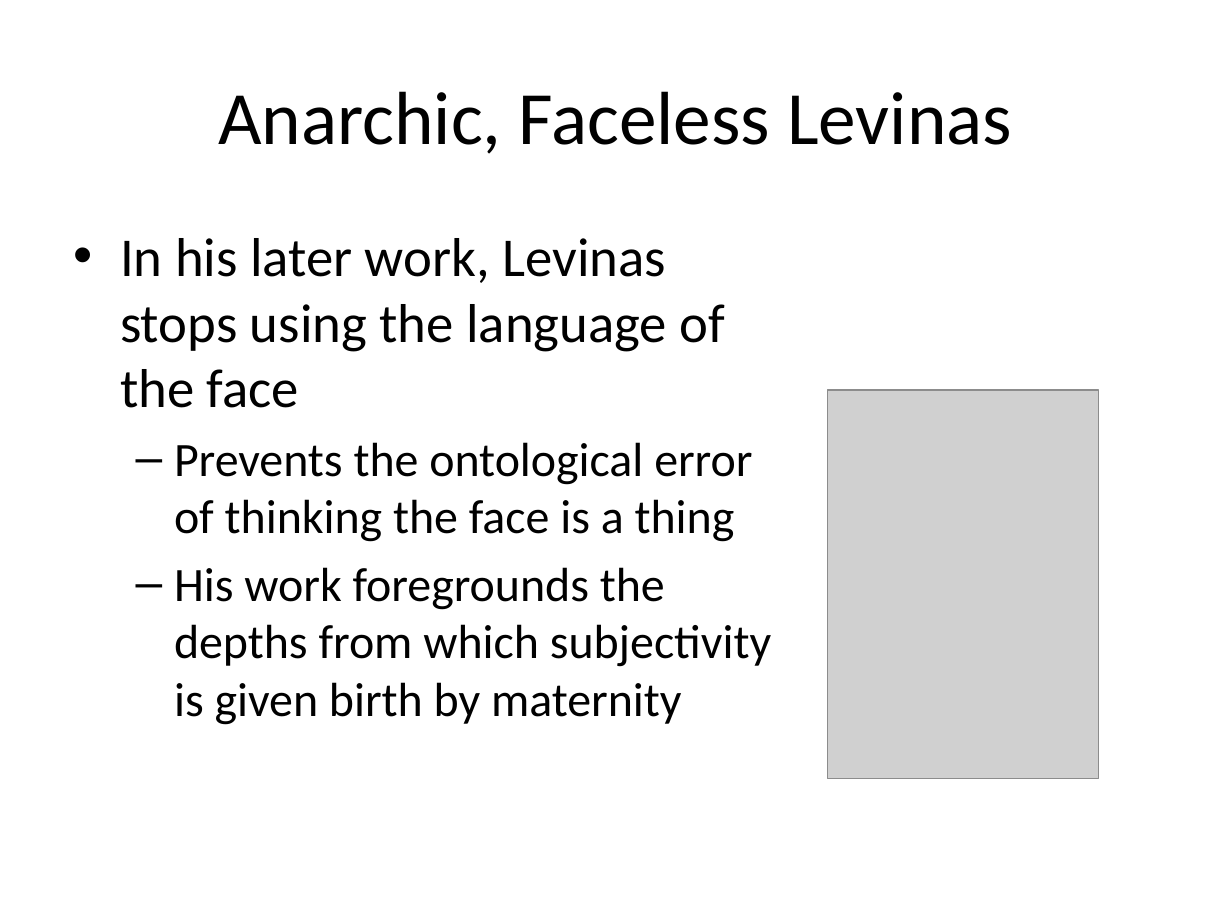
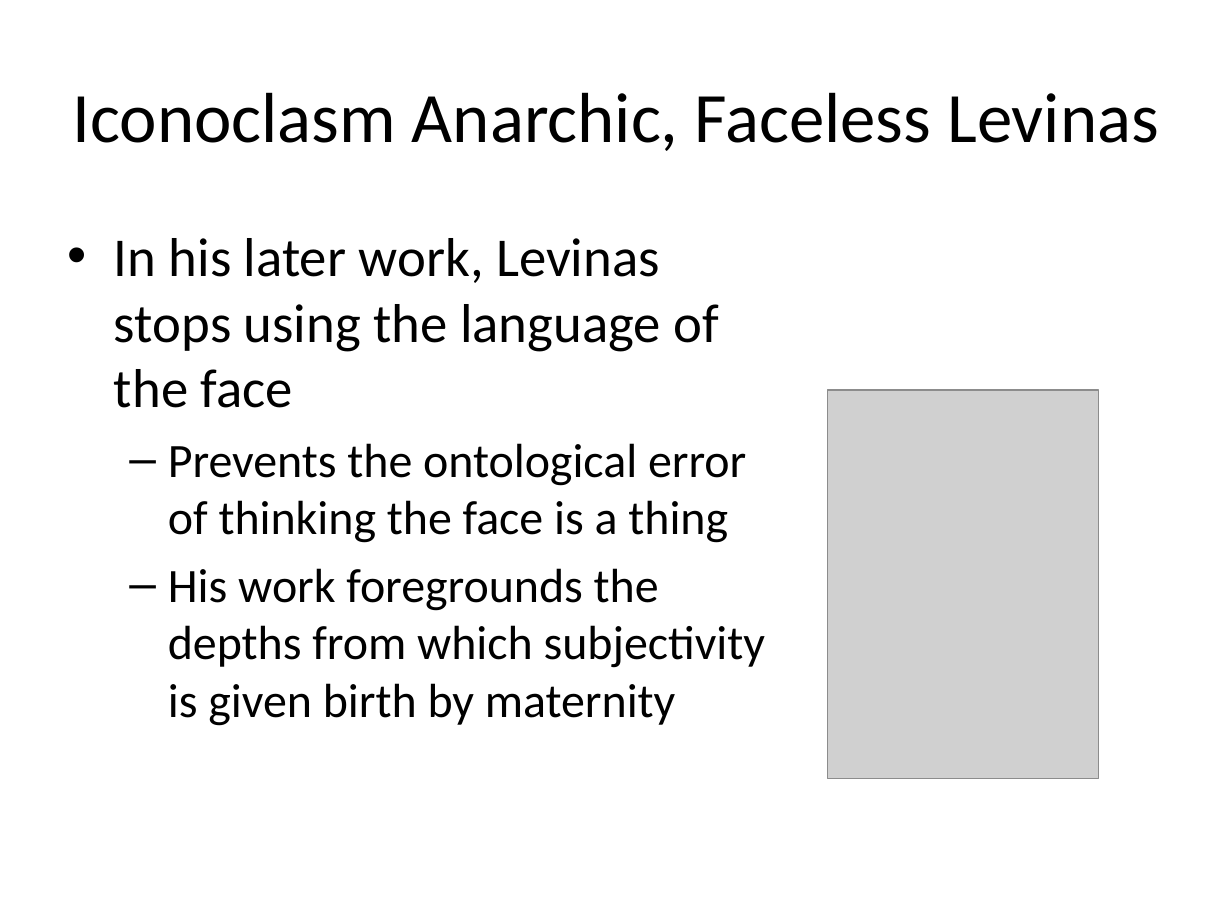
Before and after one commit to mcverter/Dissertation, a slide deck: slide 5 of work/00_NEWEST/KaunsasSol/KaunsasPresentation.pptx (slide 4 before the commit). Drawn at 1232x924 pixels with LibreOffice and Linux fonts; fonts in the diff are those of the drawing; grey boxes stand for pictures. Boxes give left, top, right and bottom in pixels: in the first picture for what was removed or moved away, otherwise in the second. Text is boxed around its words. In the diff, an @@ line names an element or a change of style, - is before the commit and + after.

```diff
--- a/work/00_NEWEST/KaunsasSol/KaunsasPresentation.pptx
+++ b/work/00_NEWEST/KaunsasSol/KaunsasPresentation.pptx
@@ title at [73,92,1159,151]: text changed; size 44 to 41.4 pt @@
-Anarchic, Faceless Levinas
+Iconoclasm Anarchic, Faceless Levinas
@@ text "In his later work, Levinas ...": place and size @@
-text "In his later work, Levinas ..." at [120,238,771,725]
+text "In his later work, Levinas ..." at [114,238,765,726]
```
Also in this commit, not shown: 5 other slides changed, 9 slides added, 1 other file.
